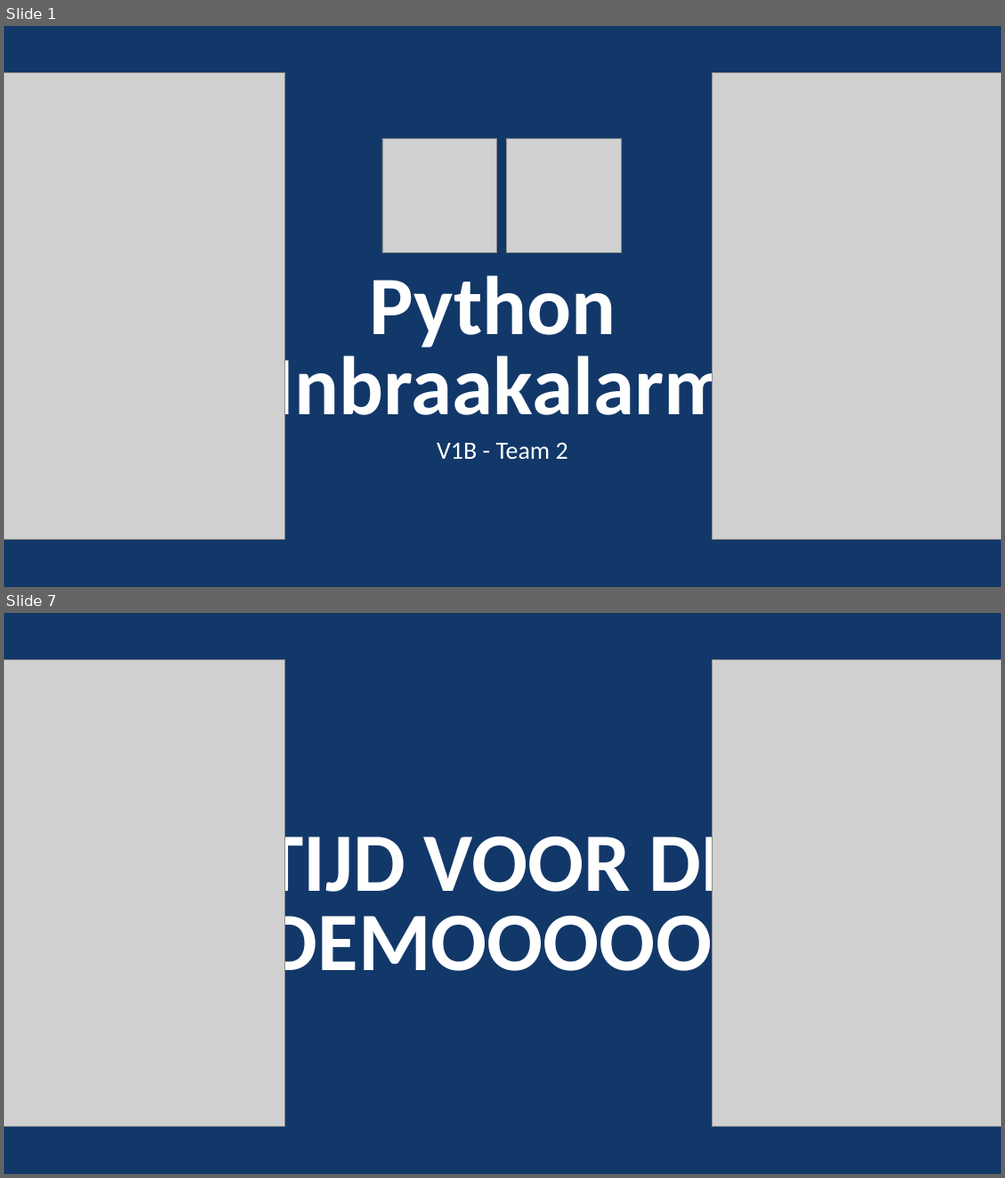
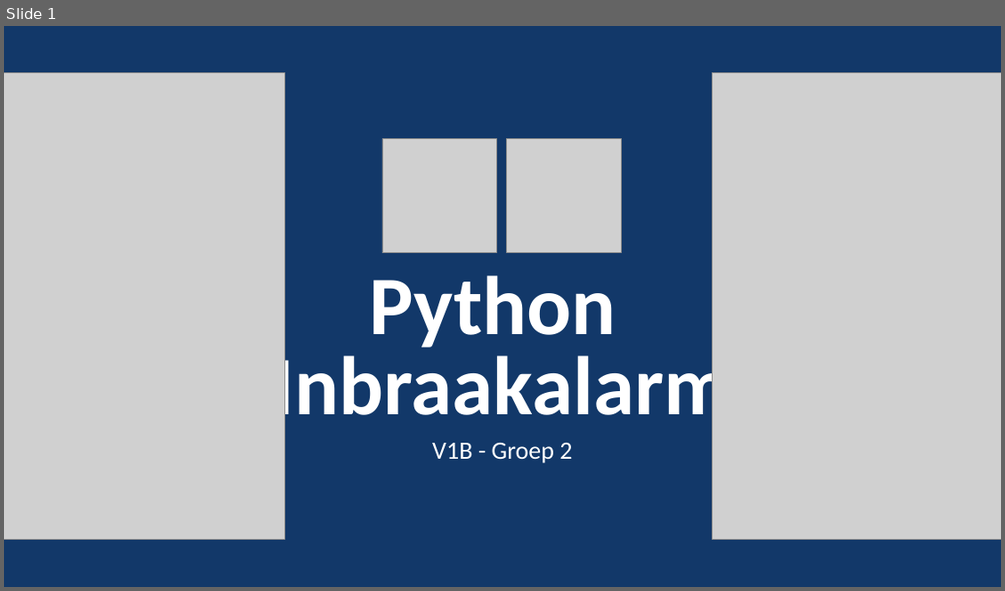
Before and after one commit to vincevannoort/miniproject-computersystems, a slide deck: presentatie/minproject-presentatie.pptx. Shown one above the other, each under a label of ours: slides 1 and 7 before the commit, slide 1 after it; the slides between them are not shown. The pictures are 1005x1178 and 1005x591 pixels, drawn with LibreOffice and Linux fonts; fonts in the diff are those of the drawing; grey boxes stand for pictures. Boxes give left, top, right and bottom in pixels: in the first picture for what was removed or moved away, otherwise in the second. Text is boxed around its words. In the diff, an @@ line names an element or a change of style, - is before the commit and + after.

Commit message:
Verkoop pitch
Presentatie voor de verkoop van het alarm

```diff
--- a/presentatie/minproject-presentatie.pptx
+++ b/presentatie/minproject-presentatie.pptx
@@ slide 7 removed at (4,613,1001,1174), background #123869 @@
@@ picture removed at (4,660,284,1126) @@
@@ picture removed at (712,660,1001,1126) @@
@@ title removed at (262,821,742,990) @@
-TIJD VOOR DE DEMOOOOO!
@@ slide 1 changed as well @@
@@ subtitle at (432,443,572,463): text changed @@
-V1B - Team 2
+V1B - Groep 2
```
Also in this commit, not shown: 3 other slides changed, 7 slides added, 7 other slides removed.
